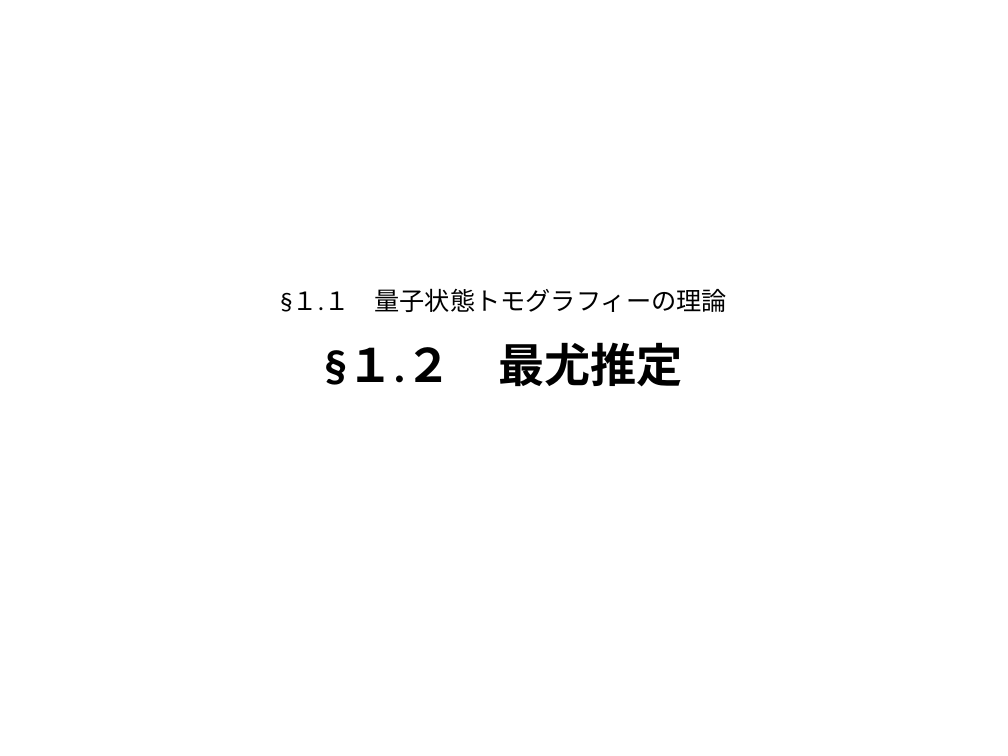
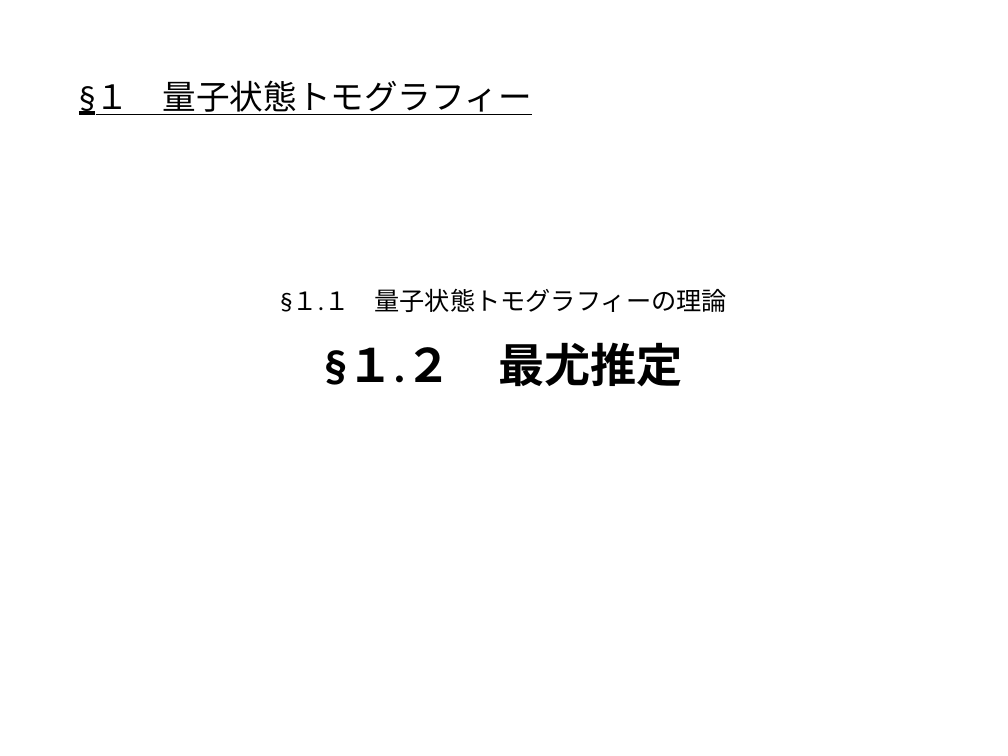
Before and after one commit to outk/graduate_thesis, a slide deck: slide 19 of 量子状態トモグラフィー.pptx (slide 16 before the commit). Drawn at 1008x756 pixels with LibreOffice and Linux fonts; fonts in the diff are those of the drawing. Boxes give left, top, right and bottom in pixels: in the first picture for what was removed or moved away, otherwise in the second. Text is boxed around its words. In the diff, an @@ line names an element or a change of style, - is before the commit and + after.

```diff
--- a/量子状態トモグラフィー.pptx
+++ b/量子状態トモグラフィー.pptx
@@ text added at <box>79,80,532,115</box>, 24 pt, text #000000, underline @@
+§１ 量子状態トモグラフィー
```
Also in this commit, not shown: 11 other slides changed, 7 slides added, 2 slides removed.
